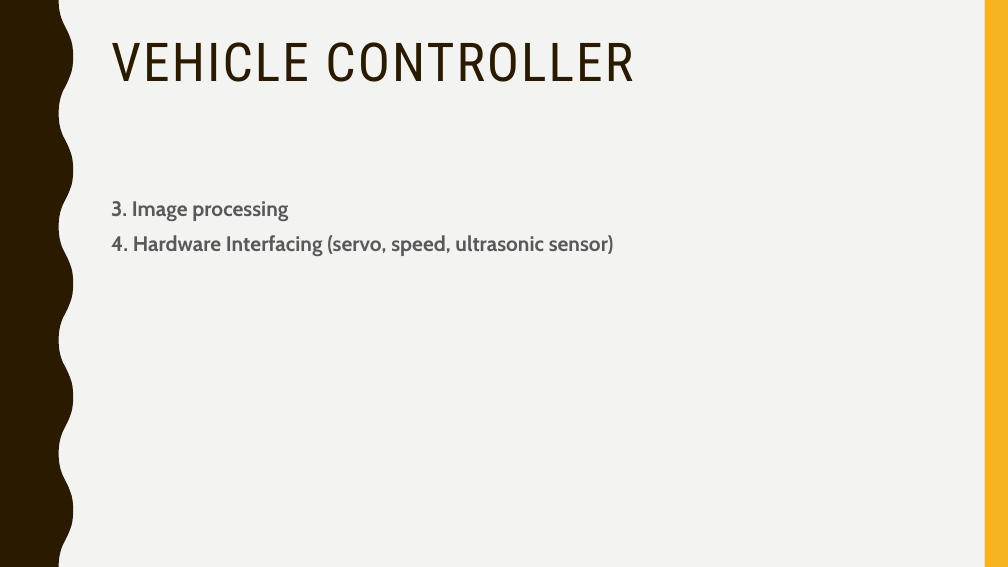
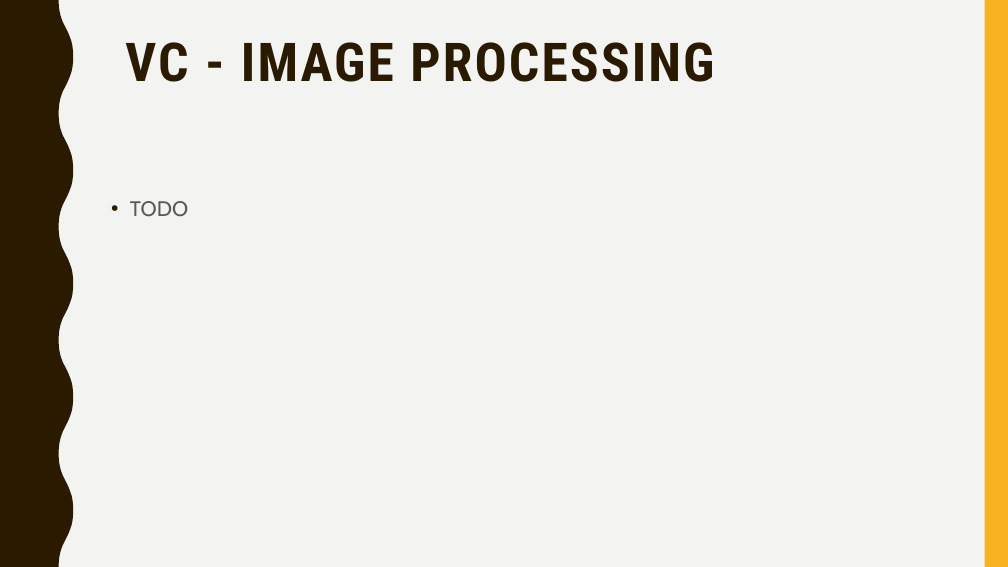
Before and after one commit to jean-lucas/vic, a slide deck: slide 10 of Presentation/Vehicle-Intersection-Control-Presentation.pptx. Drawn at 1008x567 pixels with LibreOffice and Linux fonts; fonts in the diff are those of the drawing. Boxes give left, top, right and bottom in pixels: in the first picture for what was removed or moved away, otherwise in the second. Text is boxed around its words. In the diff, an @@ line names an element or a change of style, - is before the commit and + after.

```diff
--- a/Presentation/Vehicle-Intersection-Control-Presentation.pptx
+++ b/Presentation/Vehicle-Intersection-Control-Presentation.pptx
@@ title at bbox=[125, 42, 714, 82]: text changed; bold on @@
-VEHICLE CONTROLLER
+VC - IMAGE PROCESSING
@@ text at bbox=[130, 201, 188, 217]: text changed; bold off @@
-3. Image processing
-4. Hardware Interfacing (servo, speed, ultrasonic sensor)
+• TODO
```
Also in this commit, not shown: 5 other slides changed, 5 slides added, 5 slides removed.
